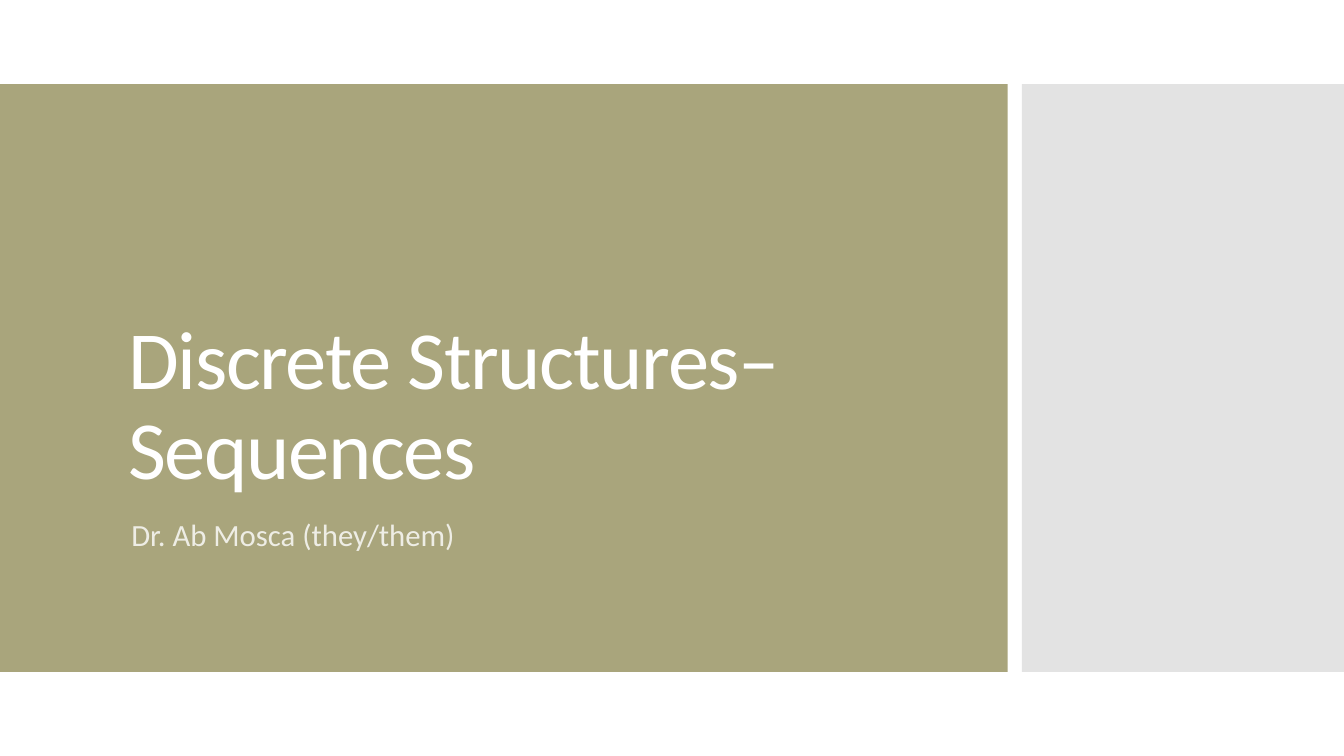
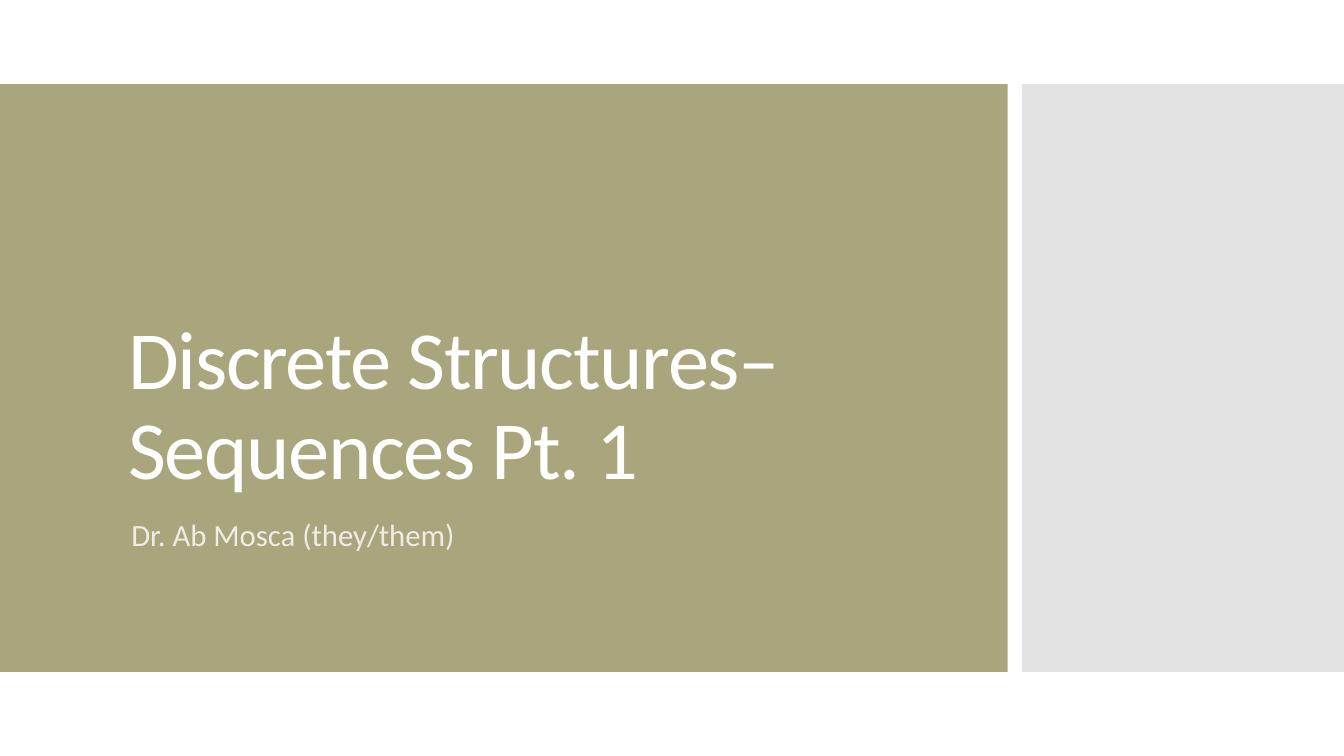
Before and after one commit to amosca01/MATH220-S24, a slide deck: slide 1 of slides/11-sequences-pt1.pptx. Drawn at 1344x756 pixels with LibreOffice and Linux fonts; fonts in the diff are those of the drawing. Boxes give left, top, right and bottom in pixels: in the first picture for what was removed or moved away, otherwise in the second. Text is boxed around its words. In the diff, an @@ line names an element or a change of style, - is before the commit and + after.

```diff
--- a/slides/11-sequences-pt1.pptx
+++ b/slides/11-sequences-pt1.pptx
@@ title at (128, 332, 780, 493): text changed @@
-Discrete Structures– Sequences
+Discrete Structures– Sequences Pt. 1
```
Also in this commit, not shown: 1 other slide changed, 9 other files.
